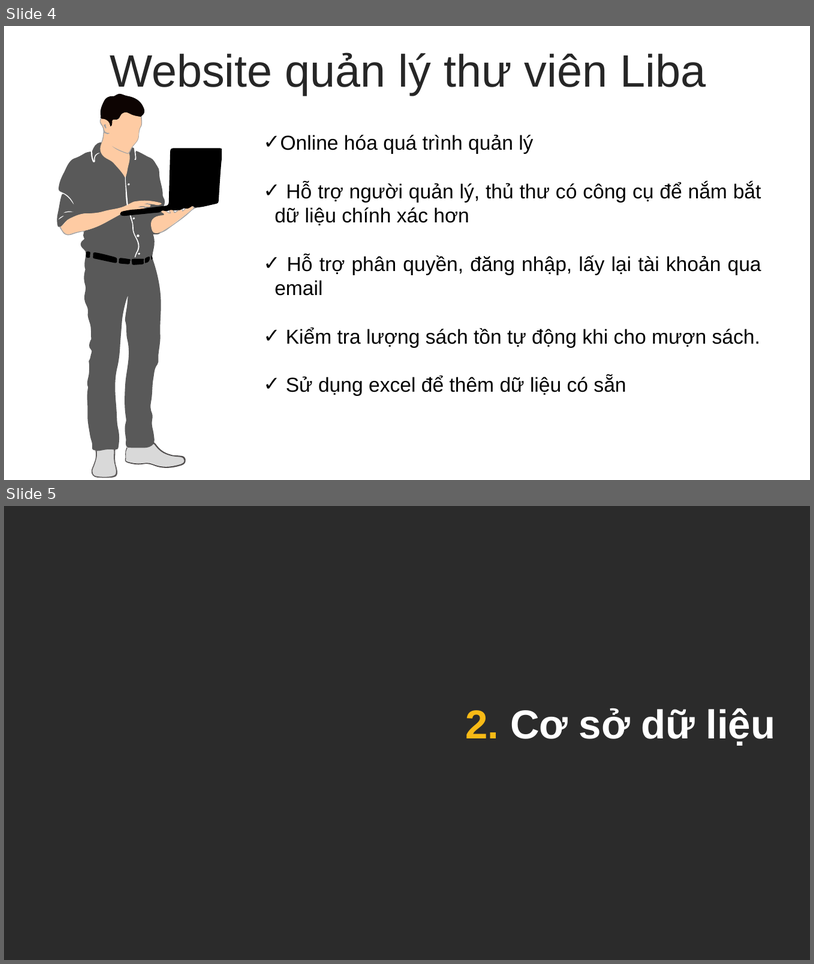
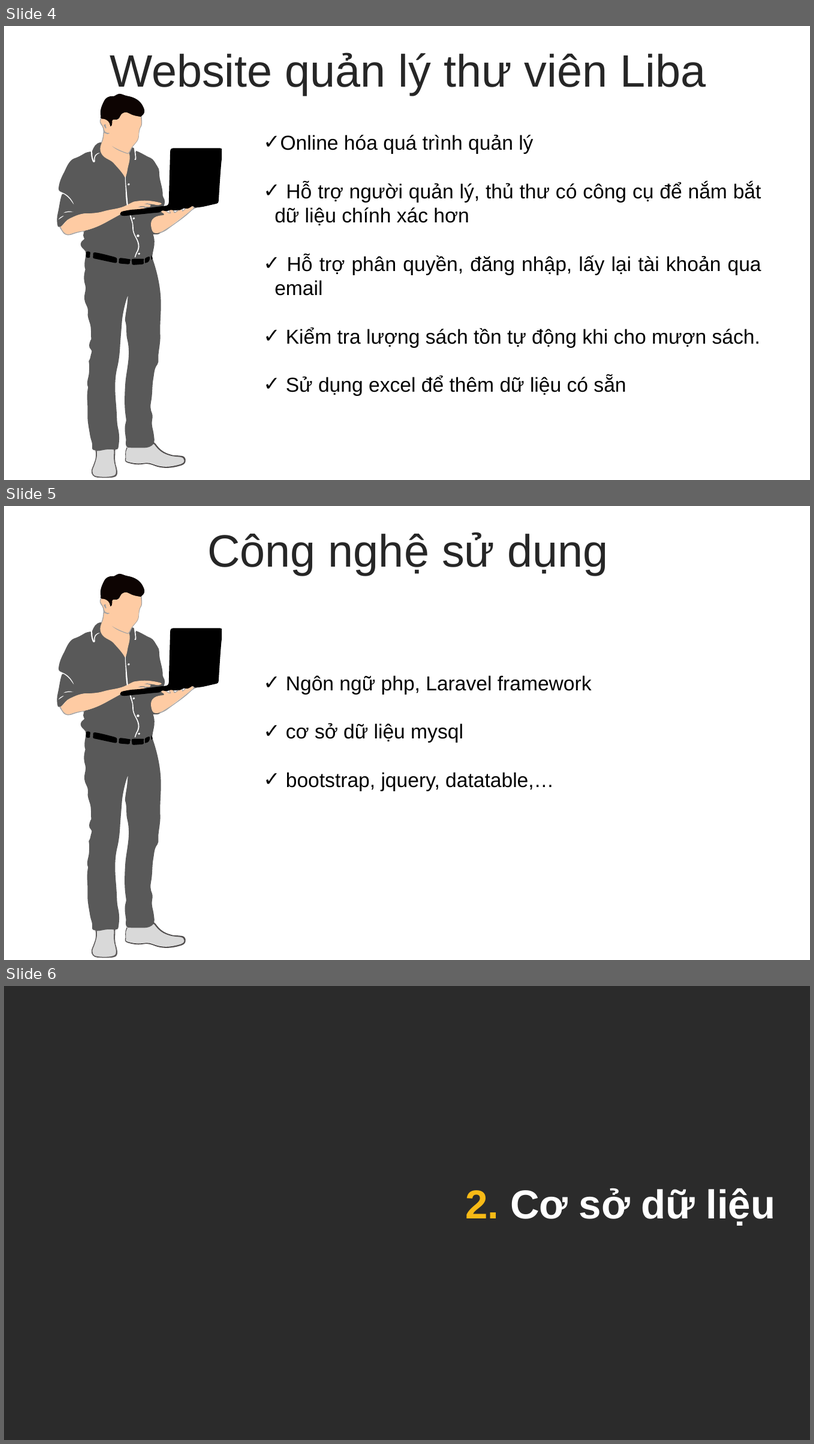
Before and after one commit to maxknowyou/npta, a slide deck: ThuyetTrinhBaoCaoMaNguonMo.pptx. Shown one above the other, each under a label of ours: slides 4 and 5 before the commit, slides 4, 5 and 6 after it. The pictures are 814x964 and 814x1444 pixels, drawn with LibreOffice and Linux fonts; fonts in the diff are those of the drawing; background and template pictures are left out; a plain dark background stands for a picture behind light text. Boxes give left, top, right and bottom in pixels: in the first picture for what was removed or moved away, otherwise in the second. Text is boxed around its words. In the diff, an @@ line names an element or a change of style, - is before the commit and + after.

```diff
--- a/ThuyetTrinhBaoCaoMaNguonMo.pptx
+++ b/ThuyetTrinhBaoCaoMaNguonMo.pptx
@@ slide 5 added at (4,506,810,960), background #FFFFFF @@
@@ text added at (207,532,608,575), 54 pt, text #262626 @@
+Công nghệ sử dụng
@@ group added at (54,571,224,960): 17 freeform shapes @@
@@ text added at (286,675,592,791), 24 pt, text #000000 @@
+✓ Ngôn ngữ php, Laravel framework
+✓ cơ sở dữ liệu mysql
+✓ bootstrap, jquery, datatable,…
@@ what was slide 5 is now slide 6 @@
```
Also in this commit, not shown: 2 slides changed, 3 other files.
